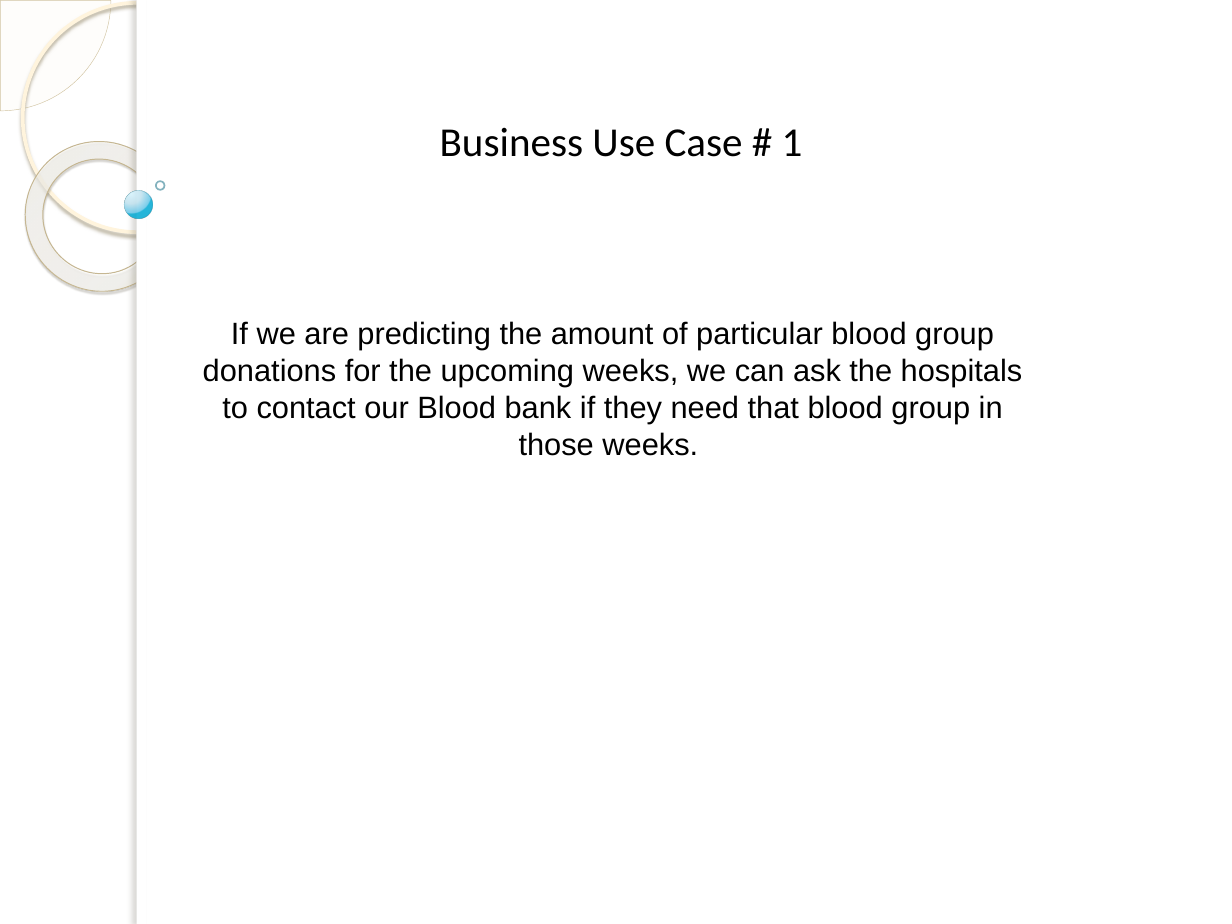
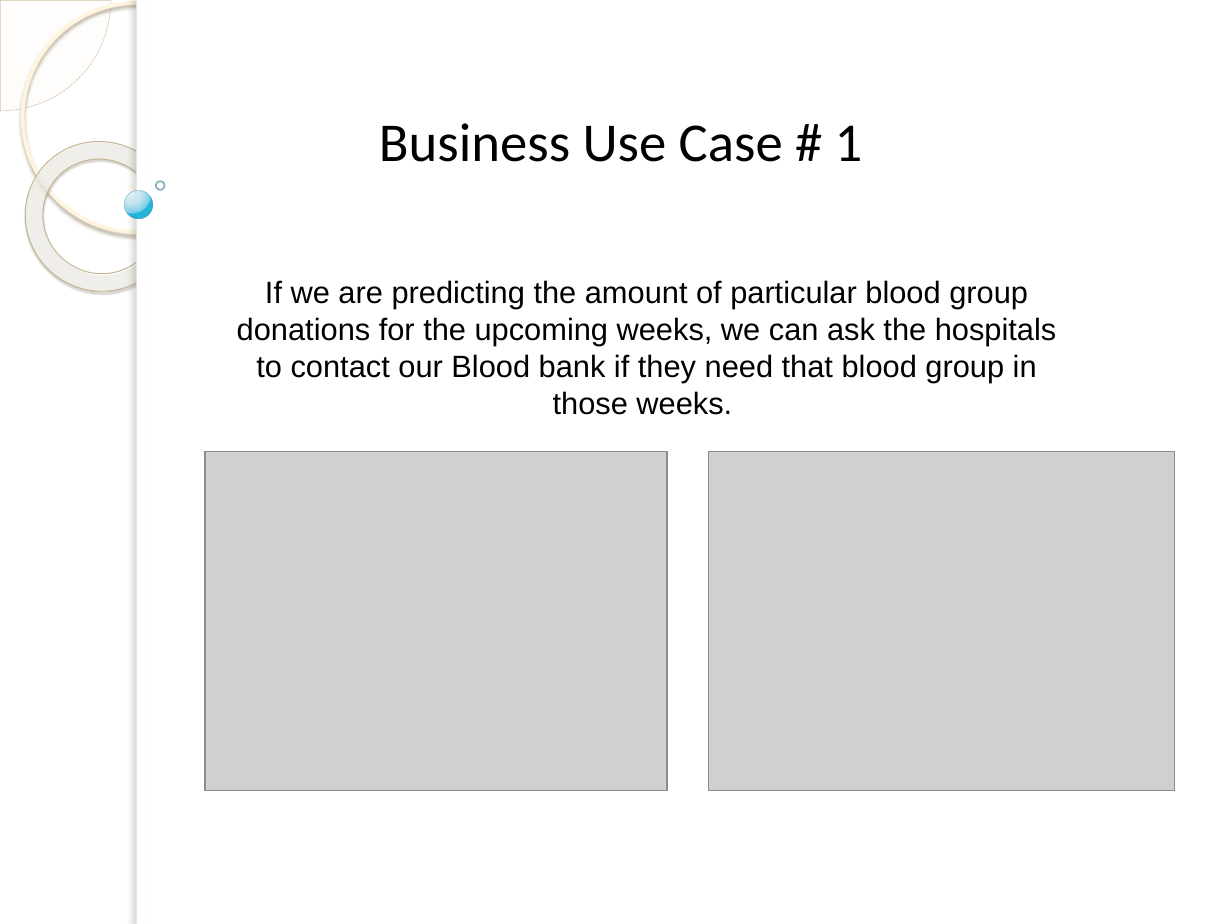
Before and after one commit to Hasannajeeb/Data-Squad, a slide deck: slide 1 of business use cases.pptx. Drawn at 1232x924 pixels with LibreOffice and Linux fonts; fonts in the diff are those of the drawing; grey boxes stand for pictures; background and template pictures are left out. Boxes give left, top, right and bottom in pixels: in the first picture for what was removed or moved away, otherwise in the second. Text is boxed around its words. In the diff, an @@ line names an element or a change of style, - is before the commit and + after.

```diff
--- a/business use cases.pptx
+++ b/business use cases.pptx
@@ text "Business Use Case # 1" at bbox=[379, 123, 863, 162]: size 24 to 32 pt @@
@@ text "If we are predicting the ...": place and size @@
-text "If we are predicting the ..." at bbox=[203, 321, 1023, 456]
+text "If we are predicting the ..." at bbox=[237, 280, 1057, 415]
@@ picture added at bbox=[205, 452, 667, 791] @@
@@ picture added at bbox=[708, 452, 1175, 791] @@
```
Also in this commit, not shown: 3 other slides changed, 1 slide added, 1 other file.
